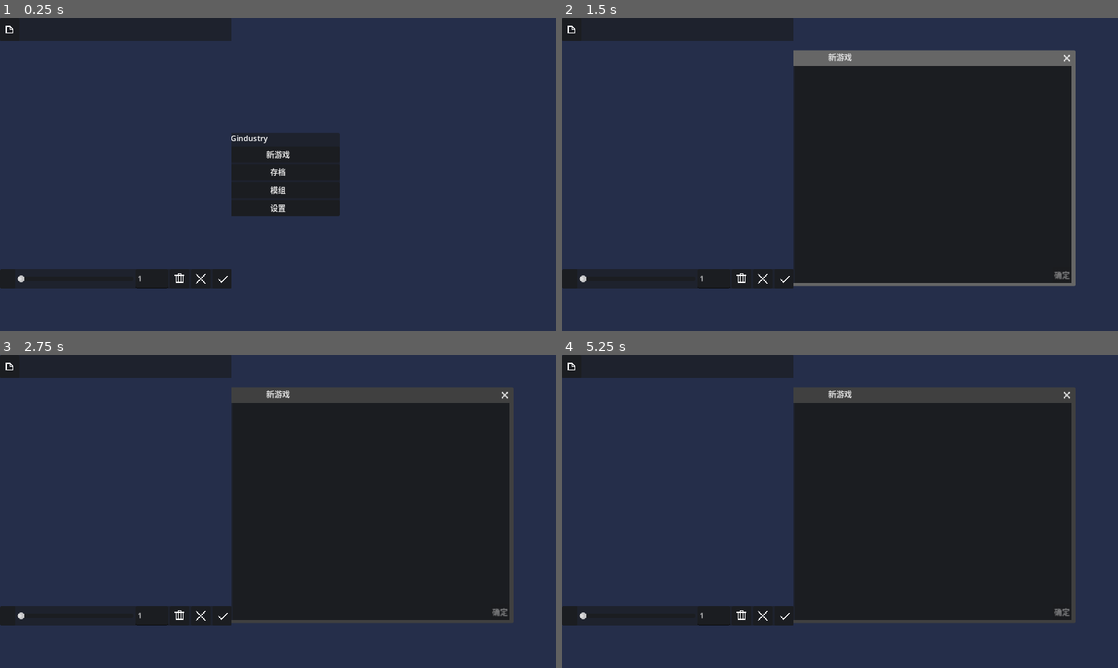
Above: before the commit, frames 1-4 (two rows, left to right).
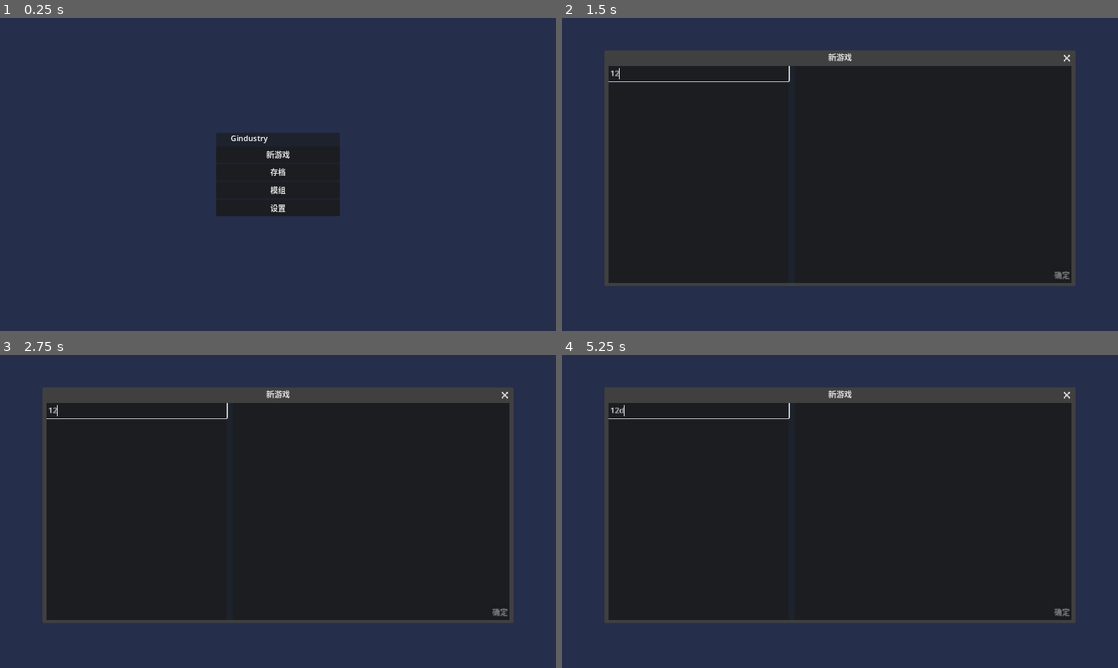
Above: after the commit, the same moments.

Repository: aawwaaa/gindustry
Game: Godot game, scene res://ui/main.tscn
The game is run twice, just before and just after one commit, with the same random seed, the same clock (stepped at 60 frames per second) and the same inputs.
Inputs (mouse positions are in pixels of both pictures, inside the frame that each line leads up to):
- Up to frame 1 (0.25 s): no input
- Up to frame 2 (1.5 s): click "新游戏" at 0.5 s; click (701, 74) at 1.27 s; type "12" at 1.35 s
- Up to frame 3 (2.75 s): click "存档" at 2 s
- Up to frame 4 (5.25 s): click "模组" at 2.75 s; click "设置" at 3.5 s; click (701, 445) at 4.25 s, where only the run before the commit has a clickable "gindustry_preset_test"; tap Enter at 5 s; move the mouse to (962, 495) at 5.02 s; hold D (move_right) from 5.03 s (still down); click (962, 495) at 5.1 s

The runs differ from the first frame. In frame 1, 6.4% of the frame differs, in the area x 0-42%, y 0-87%; in frame 2, 31%, in the area x 0-93%, y 0-87%; in frame 3, 28%; in frame 4, 28%.

Commit message:
push

Diff:
--- a/contents/content_types/building.tres
+++ b/contents/content_types/building.tres
@@ -1,7 +1,14 @@
-[gd_resource type="Resource" script_class="ContentType" load_steps=2 format=3 uid="uid://b1lw28lcyl83v"]
+[gd_resource type="Resource" script_class="ContentType" load_steps=4 format=3 uid="uid://b1lw28lcyl83v"]
 
+[ext_resource type="Texture2D" uid="uid://bitk566038c3w" path="res://assets/content_types.png" id="1_mhltf"]
 [ext_resource type="Script" path="res://types/resource_types/content_type.gd" id="1_vlh1p"]
+
+[sub_resource type="AtlasTexture" id="AtlasTexture_pe2dg"]
+atlas = ExtResource("1_mhltf")
+region = Rect2(0, 32, 32, 32)
 
 [resource]
 script = ExtResource("1_vlh1p")
+icon = SubResource("AtlasTexture_pe2dg")
+order = 21
 name = "building"
--- a/contents/content_types/content.tres
+++ b/contents/content_types/content.tres
@@ -1,7 +1,14 @@
-[gd_resource type="Resource" script_class="ContentType" load_steps=2 format=3 uid="uid://bm1qqnho0luuq"]
+[gd_resource type="Resource" script_class="ContentType" load_steps=4 format=3 uid="uid://bm1qqnho0luuq"]
 
+[ext_resource type="Texture2D" uid="uid://bitk566038c3w" path="res://assets/content_types.png" id="1_42i1r"]
 [ext_resource type="Script" path="res://types/resource_types/content_type.gd" id="1_xgiru"]
+
+[sub_resource type="AtlasTexture" id="AtlasTexture_a8eas"]
+atlas = ExtResource("1_42i1r")
+region = Rect2(0, 0, 32, 32)
 
 [resource]
 script = ExtResource("1_xgiru")
+icon = SubResource("AtlasTexture_a8eas")
+order = 10
 name = "content"
--- a/contents/content_types/entity.tres
+++ b/contents/content_types/entity.tres
@@ -1,7 +1,14 @@
-[gd_resource type="Resource" script_class="ContentType" load_steps=2 format=3 uid="uid://1duucqa2baal"]
+[gd_resource type="Resource" script_class="ContentType" load_steps=4 format=3 uid="uid://1duucqa2baal"]
 
 [ext_resource type="Script" path="res://types/resource_types/content_type.gd" id="1_5fol8"]
+[ext_resource type="Texture2D" uid="uid://bitk566038c3w" path="res://assets/content_types.png" id="1_6ywlp"]
+
+[sub_resource type="AtlasTexture" id="AtlasTexture_j73fl"]
+atlas = ExtResource("1_6ywlp")
+region = Rect2(192, 0, 32, 32)
 
 [resource]
 script = ExtResource("1_5fol8")
+icon = SubResource("AtlasTexture_j73fl")
+order = 20
 name = "entity"
--- a/contents/content_types/floor.tres
+++ b/contents/content_types/floor.tres
@@ -1,7 +1,14 @@
-[gd_resource type="Resource" script_class="ContentType" load_steps=2 format=3 uid="uid://obh167qdaeoh"]
+[gd_resource type="Resource" script_class="ContentType" load_steps=4 format=3 uid="uid://obh167qdaeoh"]
 
 [ext_resource type="Script" path="res://types/resource_types/content_type.gd" id="1_8a2gu"]
+[ext_resource type="Texture2D" uid="uid://bitk566038c3w" path="res://assets/content_types.png" id="1_ystlq"]
+
+[sub_resource type="AtlasTexture" id="AtlasTexture_ecmsn"]
+atlas = ExtResource("1_ystlq")
+region = Rect2(32, 0, 32, 32)
 
 [resource]
 script = ExtResource("1_8a2gu")
+icon = SubResource("AtlasTexture_ecmsn")
+order = 11
 name = "floor"
--- a/contents/content_types/item.tres
+++ b/contents/content_types/item.tres
@@ -1,11 +1,14 @@
-[gd_resource type="Resource" script_class="ContentType" load_steps=3 format=3 uid="uid://c1rd2dw2hj5i"]
+[gd_resource type="Resource" script_class="ContentType" load_steps=4 format=3 uid="uid://c1rd2dw2hj5i"]
 
+[ext_resource type="Texture2D" uid="uid://bitk566038c3w" path="res://assets/content_types.png" id="1_ko2cl"]
 [ext_resource type="Script" path="res://types/resource_types/content_type.gd" id="1_kq2m3"]
 
-[sub_resource type="PlaceholderTexture2D" id="PlaceholderTexture2D_psldm"]
-size = Vector2(32, 32)
+[sub_resource type="AtlasTexture" id="AtlasTexture_yaiqx"]
+atlas = ExtResource("1_ko2cl")
+region = Rect2(96, 0, 32, 32)
 
 [resource]
 script = ExtResource("1_kq2m3")
-icon = SubResource("PlaceholderTexture2D_psldm")
+icon = SubResource("AtlasTexture_yaiqx")
+order = 15
 name = "item"
--- a/contents/content_types/overlay.tres
+++ b/contents/content_types/overlay.tres
@@ -1,7 +1,14 @@
-[gd_resource type="Resource" script_class="ContentType" load_steps=2 format=3 uid="uid://cpigbdgxugggv"]
+[gd_resource type="Resource" script_class="ContentType" load_steps=4 format=3 uid="uid://cpigbdgxugggv"]
 
 [ext_resource type="Script" path="res://types/resource_types/content_type.gd" id="1_77tkn"]
+[ext_resource type="Texture2D" uid="uid://bitk566038c3w" path="res://assets/content_types.png" id="1_uwh3j"]
+
+[sub_resource type="AtlasTexture" id="AtlasTexture_tdjwg"]
+atlas = ExtResource("1_uwh3j")
+region = Rect2(64, 0, 32, 32)
 
 [resource]
 script = ExtResource("1_77tkn")
+icon = SubResource("AtlasTexture_tdjwg")
+order = 12
 name = "overlay"
--- a/contents/content_types/recipe.tres
+++ b/contents/content_types/recipe.tres
@@ -1,7 +1,14 @@
-[gd_resource type="Resource" script_class="ContentType" load_steps=2 format=3 uid="uid://cct1kjueyv5tp"]
+[gd_resource type="Resource" script_class="ContentType" load_steps=4 format=3 uid="uid://cct1kjueyv5tp"]
 
+[ext_resource type="Texture2D" uid="uid://bitk566038c3w" path="res://assets/content_types.png" id="1_idn3d"]
 [ext_resource type="Script" path="res://types/resource_types/content_type.gd" id="1_irq8j"]
+
+[sub_resource type="AtlasTexture" id="AtlasTexture_ea2hi"]
+atlas = ExtResource("1_idn3d")
+region = Rect2(160, 0, 32, 32)
 
 [resource]
 script = ExtResource("1_irq8j")
+icon = SubResource("AtlasTexture_ea2hi")
+order = 18
 name = "recipe"
--- a/contents/input_handlers/desktop/build.gd
+++ b/contents/input_handlers/desktop/build.gd
@@ -52,7 +52,6 @@
     if interacting and event is InputEventMouseButton and unhandled and event.pressed:
         if interacting.main_node is BuildingShadowContainer:
             handle_interact_with_building_shadow_container(event, interacting)
-
 
 func handle_interact_with_building_shadow_container(event: InputEventMouseButton, interacting: Entity) -> void:
     if event.button_index == MOUSE_BUTTON_LEFT:
@@ -94,7 +93,8 @@
         building_shadow = selected.create_shadow()
         building_shadow.update_position({
             "world": entity.world,
-            "layer": entity.layer
+            "layer": entity.layer,
+            "as_top": true
         })
         building_shadow.disable_collision = true
         entity.world.add_temp_node(building_shadow)
@@ -152,6 +152,7 @@
             current_shadow.update_position({
                 "world": entity.world,
                 "layer": entity.layer,
+                "as_top": true,
                 "rotation": ui.current_rotation
             })
             current_shadow.disable_collision = true
--- a/types/building/building_shadow.gd
+++ b/types/building/building_shadow.gd
@@ -182,6 +182,10 @@
         rot = options["rotation"]
     if options.has("layer"):
         self.layer = options["layer"]
+        if options.has("as_top"):
+            z_as_relative = false
+            z_index = Entity.get_z_index_static(layer + 1) - 1
+
 
 func update_position(options: Dictionary = {}) -> void:
     _update_position(options)
--- a/types/entity/entity.gd
+++ b/types/entity/entity.gd
@@ -147,6 +147,9 @@
     var mask = (1 << delta) - 1;
     return mask << begin
 
+static func get_z_index_static(layer: int) -> int:
+    return 32 * layer
+
 func init_entity() -> void:
     entity_id = Game.entity_inc_id;
     Game.entity_inc_id += 1;
@@ -157,7 +160,7 @@
             child.get_entity().init_entity()
 
 func get_z_index(offset: int) -> int:
-    return 32 * (absolute_layer() + offset)
+    return get_z_index_static(absolute_layer() + offset)
 
 func _ready() -> void:
     for node in child_entities_main_node:
--- a/types/resource_types/content_type.gd
+++ b/types/resource_types/content_type.gd
@@ -5,6 +5,7 @@
 
 @export var icon: Texture2D
 @export var selector_panel: PackedScene
+@export var order: int = 0
 
 var contents: Array[Content] = []
 var contents_indexed: Dictionary = {}
--- a/ui/game/content_selector/content_selector_window.gd
+++ b/ui/game/content_selector/content_selector_layer.gd
@@ -1,5 +1,5 @@
-class_name ContentSelectorWindow
-extends Window
+class_name ContentSelectorLayer
+extends CanvasLayer
 
 signal submit(content: Content, amount: float)
 
@@ -19,44 +19,57 @@
 var current_content: Content = null
 var current_amount: float = 1:
     set = set_current_amount
+var old_content: Content = null
+var old_amount: float = 1;
 var current_allow_float: bool = false
 
 func _on_game_ui_contents_loaded() -> void:
-    for content_type in Types.get_types(ContentType.TYPE).values() as Array[ContentType]:
-        if not content_type.selector_panel: return
+    var types = Types.get_types(ContentType.TYPE).values().duplicate() as Array[ContentType]
+    types.sort_custom(func(a, b): return a.order < b.order)
+    for content_type in types:
+        if not content_type.selector_panel: continue
+
+        var button = Button.new()
+        button.icon = content_type.icon
+        %ContentTypes.add_child(button)
+        button.pressed.connect(func(): show_content_type(content_type))
+
+        content_type_to_button[content_type] = button
+
         var instance = content_type.selector_panel.instantiate()
         %Panelcontainer.add_child(instance)
         instance.selected_changed.connect(_on_instance_selected_changed)
         instance.load_contents()
         instance.hide_panel()
 
-        # TODO generate button, signal
-
         content_type_to_panel[content_type] = instance
 
 func show_content_type(content_type: ContentType) -> void:
     if current_type:
         content_type_to_panel[current_type].hide_panel()
-        # TODO unselect button
+        content_type_to_button[current_type].button_pressed = false
     content_type_to_panel[content_type].show_panel()
+    content_type_to_button[content_type].button_pressed = true
     current_type = content_type
-    # TODO select button
 
 func select_content(content: Content, amount: float, allow_float: bool = false) -> SelectContentReturnValue:
+    old_content = content
+    old_amount = amount
     current_content = content
     current_amount = amount
     current_allow_float = allow_float
+    visible = true
     await submit
     return SelectContentReturnValue.new(current_content, current_amount)
 
 func set_current_content(value: Content) -> void:
+    current_content = value
     if value:
         show_content_type(value.get_type())
         var texture = content_type_to_panel[current_type].get_texture_for(value)
         %CurrentSelected.texture = texture
     else:
         %CurrentSelected.texture = null
-    current_content = value
 
 func set_current_amount(value: float) -> void:
     current_amount = value
@@ -84,12 +97,28 @@
     current_amount = value
 
 func _on_confirm_pressed() -> void:
-    pass # Replace with function body.
+    submit.emit(current_content, current_amount)
+    visible = false
 
 func _on_cancel_pressed() -> void:
-    pass # Replace with function body.
+    current_content = old_content
+    current_amount = old_amount
+    submit.emit(old_content, old_amount)
+    visible = false
 
 func _on_clear_pressed() -> void:
-    pass # Replace with function body.
+    submit.emit(null, 0)
+    visible = false
+
 func _on_instance_selected_changed(selected: Content) -> void:
-    pass
+    set_current_content(selected)
+
+func _on_drag_button_gui_input(event: InputEvent) -> void:
+    var velocity = Vector2.ZERO
+    if event is InputEventMouseMotion:
+        if event.button_mask & MOUSE_BUTTON_MASK_LEFT:
+            velocity = event.relative
+    if event is InputEventScreenDrag:
+        velocity = event.relative
+    if velocity != Vector2.ZERO:
+        %Panel.position += velocity
--- /dev/null
+++ b/ui/game/content_selector/content_selector_layer.tscn
@@ -0,0 +1,103 @@
+[gd_scene load_steps=5 format=3 uid="uid://qpxvgen0enlx"]
+
+[ext_resource type="Script" path="res://ui/game/content_selector/content_selector_layer.gd" id="1_jvm0o"]
+[ext_resource type="Texture2D" uid="uid://b24hivrw2fe5n" path="res://assets/ui/icons/delete.tres" id="2_yn8x2"]
+[ext_resource type="Texture2D" uid="uid://3c3cfli0hgal" path="res://assets/ui/icons/cross.tres" id="3_ssf2t"]
+[ext_resource type="Texture2D" uid="uid://d4h3l85gk7ahu" path="res://assets/ui/icons/check.tres" id="4_j0vla"]
+
+[node name="ContentSelectorLayer" type="CanvasLayer"]
+layer = 2
+script = ExtResource("1_jvm0o")
+
+[node name="Panel" type="PanelContainer" parent="."]
+unique_name_in_owner = true
+custom_minimum_size = Vector2(400, 480)
+anchors_preset = 8
+anchor_left = 0.5
+anchor_top = 0.5
+anchor_right = 0.5
+anchor_bottom = 0.5
+offset_left = -123.5
+offset_top = -24.0
+offset_right = 123.5
+offset_bottom = 24.0
+grow_horizontal = 2
+grow_vertical = 2
+
+[node name="VBoxContainer" type="VBoxContainer" parent="Panel"]
+layout_mode = 2
+
+[node name="PanelContainer3" type="PanelContainer" parent="Panel/VBoxContainer"]
+layout_mode = 2
+
+[node name="DragButton" type="Button" parent="Panel/VBoxContainer/PanelContainer3"]
+custom_minimum_size = Vector2(0, 16)
+layout_mode = 2
+flat = true
+
+[node name="PanelContainer2" type="PanelContainer" parent="Panel/VBoxContainer"]
+layout_mode = 2
+
+[node name="ScrollContainer" type="ScrollContainer" parent="Panel/VBoxContainer/PanelContainer2"]
+layout_mode = 2
+size_flags_vertical = 0
+vertical_scroll_mode = 0
+
+[node name="ContentTypes" type="HBoxContainer" parent="Panel/VBoxContainer/PanelContainer2/ScrollContainer"]
+unique_name_in_owner = true
+layout_mode = 2
+size_flags_horizontal = 3
+size_flags_vertical = 3
+
+[node name="SelectorPanels" type="VBoxContainer" parent="Panel/VBoxContainer"]
+unique_name_in_owner = true
+layout_mode = 2
+size_flags_vertical = 3
+
+[node name="PanelContainer" type="PanelContainer" parent="Panel/VBoxContainer"]
+layout_mode = 2
+size_flags_vertical = 8
+
+[node name="HBoxContainer" type="HBoxContainer" parent="Panel/VBoxContainer/PanelContainer"]
+layout_mode = 2
+
+[node name="PanelContainer" type="PanelContainer" parent="Panel/VBoxContainer/PanelContainer/HBoxContainer"]
+layout_mode = 2
+
+[node name="CurrentSelected" type="TextureRect" parent="Panel/VBoxContainer/PanelContainer/HBoxContainer/PanelContainer"]
+unique_name_in_owner = true
+custom_minimum_size = Vector2(32, 32)
+layout_mode = 2
+
+[node name="AmountSlider" type="HSlider" parent="Panel/VBoxContainer/PanelContainer/HBoxContainer"]
+unique_name_in_owner = true
+layout_mode = 2
+size_flags_horizontal = 3
+size_flags_vertical = 4
+max_value = 1000.0
+step = 0.0
+
+[node name="Amount" type="LineEdit" parent="Panel/VBoxContainer/PanelContainer/HBoxContainer"]
+unique_name_in_owner = true
+layout_mode = 2
+text = "1"
+virtual_keyboard_type = 2
+
+[node name="Clear" type="Button" parent="Panel/VBoxContainer/PanelContainer/HBoxContainer"]
+layout_mode = 2
+icon = ExtResource("2_yn8x2")
+
+[node name="Cancel" type="Button" parent="Panel/VBoxContainer/PanelContainer/HBoxContainer"]
+layout_mode = 2
+icon = ExtResource("3_ssf2t")
+
+[node name="Confirm" type="Button" parent="Panel/VBoxContainer/PanelContainer/HBoxContainer"]
+layout_mode = 2
+icon = ExtResource("4_j0vla")
+
+[connection signal="gui_input" from="Panel/VBoxContainer/PanelContainer3/DragButton" to="." method="_on_drag_button_gui_input"]
+[connection signal="value_changed" from="Panel/VBoxContainer/PanelContainer/HBoxContainer/AmountSlider" to="." method="_on_amount_slider_value_changed"]
+[connection signal="text_changed" from="Panel/VBoxContainer/PanelContainer/HBoxContainer/Amount" to="." method="_on_amount_text_changed"]
+[connection signal="pressed" from="Panel/VBoxContainer/PanelContainer/HBoxContainer/Clear" to="." method="_on_clear_pressed"]
+[connection signal="pressed" from="Panel/VBoxContainer/PanelContainer/HBoxContainer/Cancel" to="." method="_on_cancel_pressed"]
+[connection signal="pressed" from="Panel/VBoxContainer/PanelContainer/HBoxContainer/Confirm" to="." method="_on_confirm_pressed"]
--- a/ui/game/content_selector/content_selector_window.tscn
+++ /dev/null
@@ -1,89 +0,0 @@
-[gd_scene load_steps=6 format=3 uid="uid://qpxvgen0enlx"]
-
-[ext_resource type="Script" path="res://ui/game/content_selector/content_selector_window.gd" id="1_jvm0o"]
-[ext_resource type="Texture2D" uid="uid://bs1xtb7wpji1c" path="res://assets/ui/icons/file.tres" id="2_ol81v"]
-[ext_resource type="Texture2D" uid="uid://b24hivrw2fe5n" path="res://assets/ui/icons/delete.tres" id="2_yn8x2"]
-[ext_resource type="Texture2D" uid="uid://3c3cfli0hgal" path="res://assets/ui/icons/cross.tres" id="3_ssf2t"]
-[ext_resource type="Texture2D" uid="uid://d4h3l85gk7ahu" path="res://assets/ui/icons/check.tres" id="4_j0vla"]
-
-[node name="ContentSelectorWindow" type="Window"]
-size = Vector2i(480, 560)
-unresizable = true
-borderless = true
-always_on_top = true
-script = ExtResource("1_jvm0o")
-
-[node name="VBoxContainer" type="VBoxContainer" parent="."]
-anchors_preset = 15
-anchor_right = 1.0
-anchor_bottom = 1.0
-grow_horizontal = 2
-grow_vertical = 2
-size_flags_horizontal = 3
-size_flags_vertical = 3
-
-[node name="PanelContainer2" type="PanelContainer" parent="VBoxContainer"]
-layout_mode = 2
-
-[node name="ScrollContainer" type="ScrollContainer" parent="VBoxContainer/PanelContainer2"]
-layout_mode = 2
-size_flags_vertical = 0
-vertical_scroll_mode = 0
-
-[node name="ContentTypes" type="HBoxContainer" parent="VBoxContainer/PanelContainer2/ScrollContainer"]
-unique_name_in_owner = true
-layout_mode = 2
-size_flags_horizontal = 3
-size_flags_vertical = 3
-
-[node name="Button" type="Button" parent="VBoxContainer/PanelContainer2/ScrollContainer/ContentTypes"]
-layout_mode = 2
-icon = ExtResource("2_ol81v")
-
-[node name="SelectorPanels" type="VBoxContainer" parent="VBoxContainer"]
-unique_name_in_owner = true
-layout_mode = 2
-size_flags_vertical = 3
-
-[node name="PanelContainer" type="PanelContainer" parent="VBoxContainer"]
-layout_mode = 2
-size_flags_vertical = 8
-
-[node name="HBoxContainer" type="HBoxContainer" parent="VBoxContainer/PanelContainer"]
-layout_mode = 2
-
-[node name="PanelContainer" type="PanelContainer" parent="VBoxContainer/PanelContainer/HBoxContainer"]
-layout_mode = 2
-
-[node name="CurrentSelected" type="TextureRect" parent="VBoxContainer/PanelContainer/HBoxContainer/PanelContainer"]
-unique_name_in_owner = true
-custom_minimum_size = Vector2(32, 32)
-layout_mode = 2
-
-[node name="AmountSlider" type="HSlider" parent="VBoxContainer/PanelContainer/HBoxContainer"]
-layout_mode = 2
-size_flags_horizontal = 3
-size_flags_vertical = 4
-
-[node name="Amount" type="LineEdit" parent="VBoxContainer/PanelContainer/HBoxContainer"]
-layout_mode = 2
-text = "1"
-virtual_keyboard_type = 2
-
-[node name="Clear" type="Button" parent="VBoxContainer/PanelContainer/HBoxContainer"]
-layout_mode = 2
-icon = ExtResource("2_yn8x2")
-
-[node name="Cancel" type="Button" parent="VBoxContainer/PanelContainer/HBoxContainer"]
-layout_mode = 2
-icon = ExtResource("3_ssf2t")
-
-[node name="Confirm" type="Button" parent="VBoxContainer/PanelContainer/HBoxContainer"]
-layout_mode = 2
-icon = ExtResource("4_j0vla")
-
-[connection signal="value_changed" from="VBoxContainer/PanelContainer/HBoxContainer/AmountSlider" to="." method="_on_amount_slider_value_changed"]
-[connection signal="text_changed" from="VBoxContainer/PanelContainer/HBoxContainer/Amount" to="." method="_on_amount_text_changed"]
-[connection signal="pressed" from="VBoxContainer/PanelContainer/HBoxContainer/Clear" to="." method="_on_clear_pressed"]
-[connection signal="pressed" from="VBoxContainer/PanelContainer/HBoxContainer/Cancel" to="." method="_on_cancel_pressed"]
-[connection signal="pressed" from="VBoxContainer/PanelContainer/HBoxContainer/Confirm" to="." method="_on_confirm_pressed"]
--- a/ui/game/game_ui.gd
+++ b/ui/game/game_ui.gd
@@ -11,6 +11,7 @@
 @onready var build_ui: BuildUI = %BuildUI
 @onready var debug: Label = %Debug
 @onready var input_handler_ui: Control = %InputHandlerUI
+@onready var content_selector: ContentSelectorLayer = %ContentSelectorLayer
 
 func _ready() -> void:
     instance = self
--- a/ui/game/game_ui.tscn
+++ b/ui/game/game_ui.tscn
@@ -4,7 +4,7 @@
 [ext_resource type="PackedScene" uid="uid://dkx3l5m02nde" path="res://ui/game/player_inventory/player_inventory.tscn" id="2_eemsh"]
 [ext_resource type="PackedScene" uid="uid://by7nnwa735mfp" path="res://ui/game/player_inventory/default_inventory_panel.tscn" id="3_fpt4v"]
 [ext_resource type="PackedScene" uid="uid://bkjiopb08w5no" path="res://ui/game/build/build_ui.tscn" id="4_ik2wa"]
-[ext_resource type="PackedScene" uid="uid://qpxvgen0enlx" path="res://ui/game/content_selector/content_selector_window.tscn" id="4_k1l3q"]
+[ext_resource type="PackedScene" uid="uid://qpxvgen0enlx" path="res://ui/game/content_selector/content_selector_layer.tscn" id="4_k1l3q"]
 [ext_resource type="PackedScene" uid="uid://cinollqc0t0s0" path="res://ui/game/pause_menu.tscn" id="4_kutpy"]
 
 [node name="GameUI" type="Control"]
@@ -23,8 +23,9 @@
 process_mode = 1
 default_inventory_panel = ExtResource("3_fpt4v")
 
-[node name="ContentSelectorWindow" parent="." instance=ExtResource("4_k1l3q")]
+[node name="ContentSelectorLayer" parent="." instance=ExtResource("4_k1l3q")]
 unique_name_in_owner = true
+visible = false
 
 [node name="PauseMenu" parent="." instance=ExtResource("4_kutpy")]
 unique_name_in_owner = true
@@ -59,8 +60,8 @@
 grow_vertical = 2
 mouse_filter = 2
 
+[connection signal="contents_loaded" from="." to="ContentSelectorLayer" method="_on_game_ui_contents_loaded"]
 [connection signal="contents_loaded" from="." to="BuildUI" method="_on_game_ui_contents_loaded"]
-[connection signal="contents_loaded" from="." to="ContentSelectorWindow" method="_on_game_ui_contents_loaded"]
 [connection signal="ui_hidden" from="." to="PlayerInventory" method="_on_game_ui_ui_hidden"]
 [connection signal="ui_hidden" from="." to="PauseMenu" method="_on_game_ui_ui_hidden"]
 [connection signal="ui_hidden" from="." to="BuildUI" method="_on_game_ui_ui_hidden"]
Binary file added: assets/content_types.png
Not shown, added: assets/content_types.png.import
Not shown, added: assets_source/content_types.pxo
